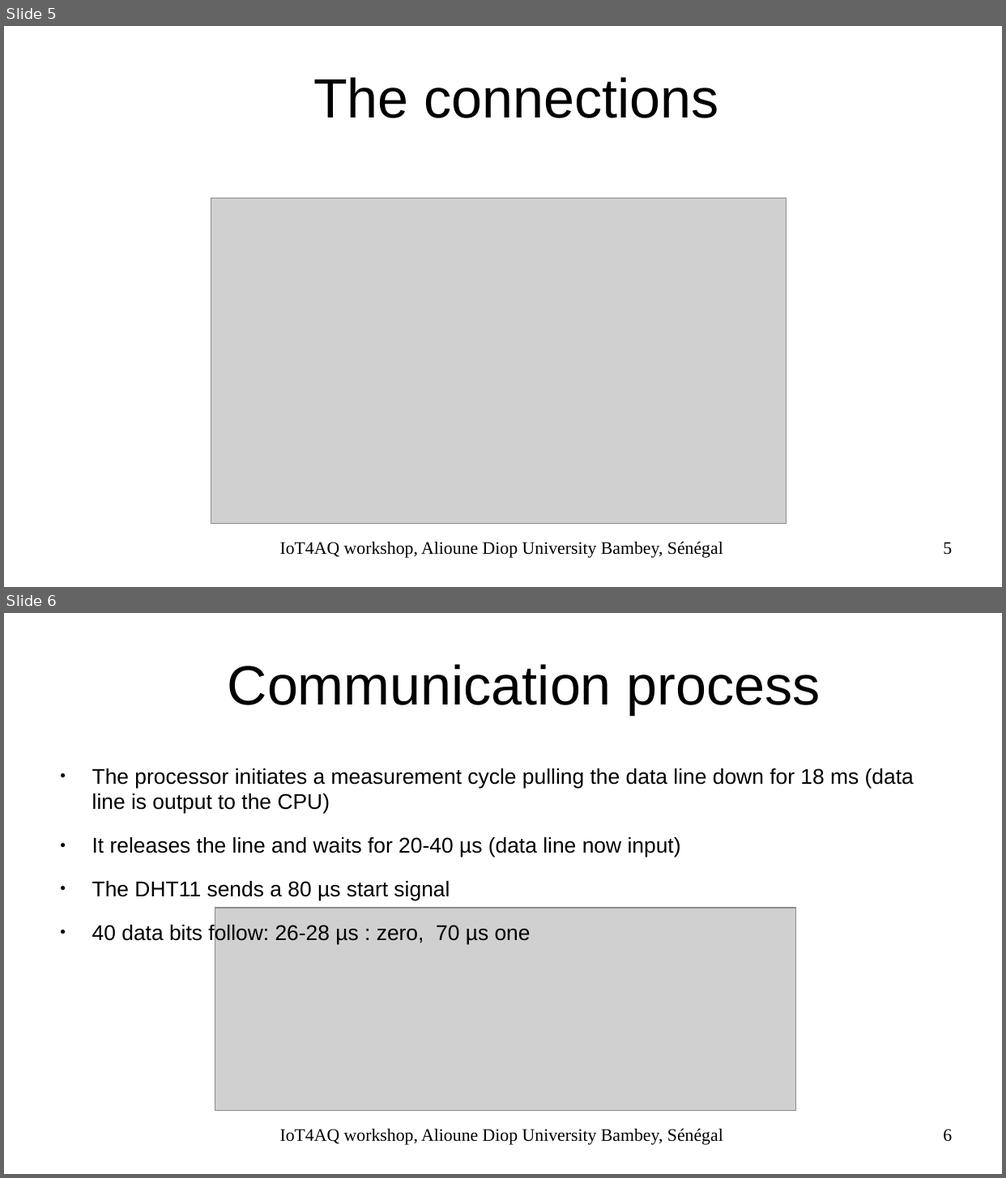
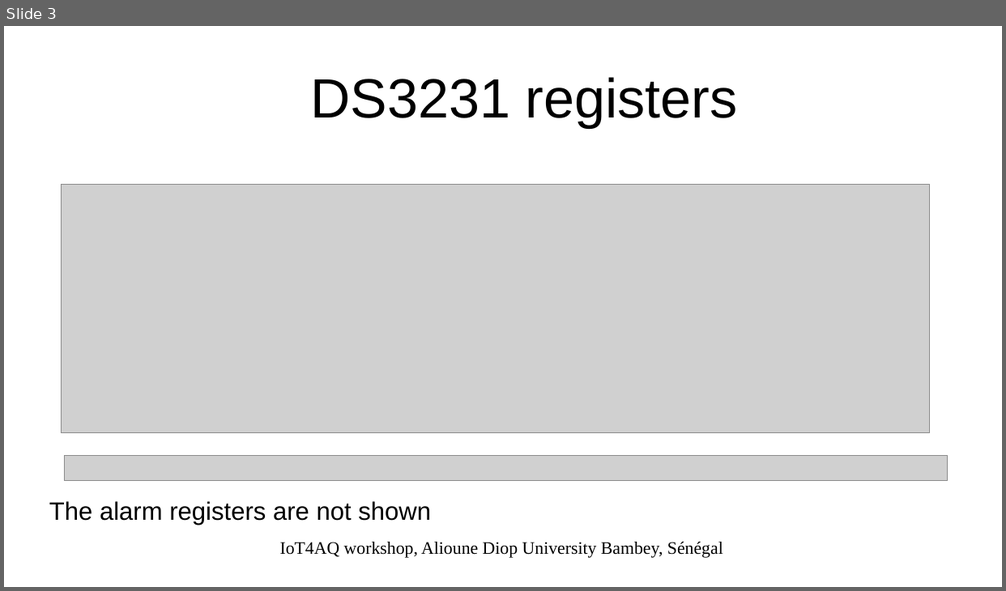
Before and after one commit to uraich/IoT4AQ, a slide deck: workshop/slides/iot4aq_rtc.odp. Shown one above the other, each under a label of ours: slides 5 and 6 before the commit, slide 3 after it. The pictures are 1006x1178 and 1006x591 pixels, drawn with LibreOffice and Linux fonts; fonts in the diff are those of the drawing; grey boxes stand for pictures; background and template pictures are left out. Boxes give left, top, right and bottom in pixels: in the first picture for what was removed or moved away, otherwise in the second. Text is boxed around its words. In the diff, an @@ line names an element or a change of style, - is before the commit and + after.

```diff
--- a/workshop/slides/iot4aq_rtc.odp
+++ b/workshop/slides/iot4aq_rtc.odp
@@ slide 6 removed at (4, 613, 1002, 1174), background #FFFFFF @@
@@ title removed at (228, 664, 820, 714) @@
-Communication process
@@ text removed at (92, 769, 914, 944) @@
-● The processor initiates a measurement cycle pulling the data line down for 18 ms (data line is output to the CPU)
-● It releases the line and waits for 20-40 µs (data line now input)
-● The DHT11 sends a 80 µs start signal
-● 40 data bits follow: 26-28 µs : zero, 70 µs one
@@ picture removed at (215, 908, 796, 1111) @@
@@ text removed at (280, 1129, 723, 1145) @@
-IoT4AQ workshop, Alioune Diop University Bambey, Sénégal
@@ page number removed at (943, 1129, 952, 1142) @@
-6
@@ what was slide 5 is now slide 3 @@
@@ slide 3 changed as well @@
@@ title at (310, 77, 738, 127): text changed @@
-The connections
+DS3231 registers
@@ picture: place and size @@
-picture at (211, 198, 786, 524)
+picture at (61, 185, 930, 433)
@@ picture added at (65, 456, 948, 481) @@
@@ text added at (49, 501, 431, 525), 20 pt, text #000000 @@
+The alarm registers are not shown
@@ page number removed at (943, 542, 952, 555) @@
-5
```
Also in this commit, not shown: 1 other slide changed, 1 slide added, 7 other slides removed, 4 other files.
